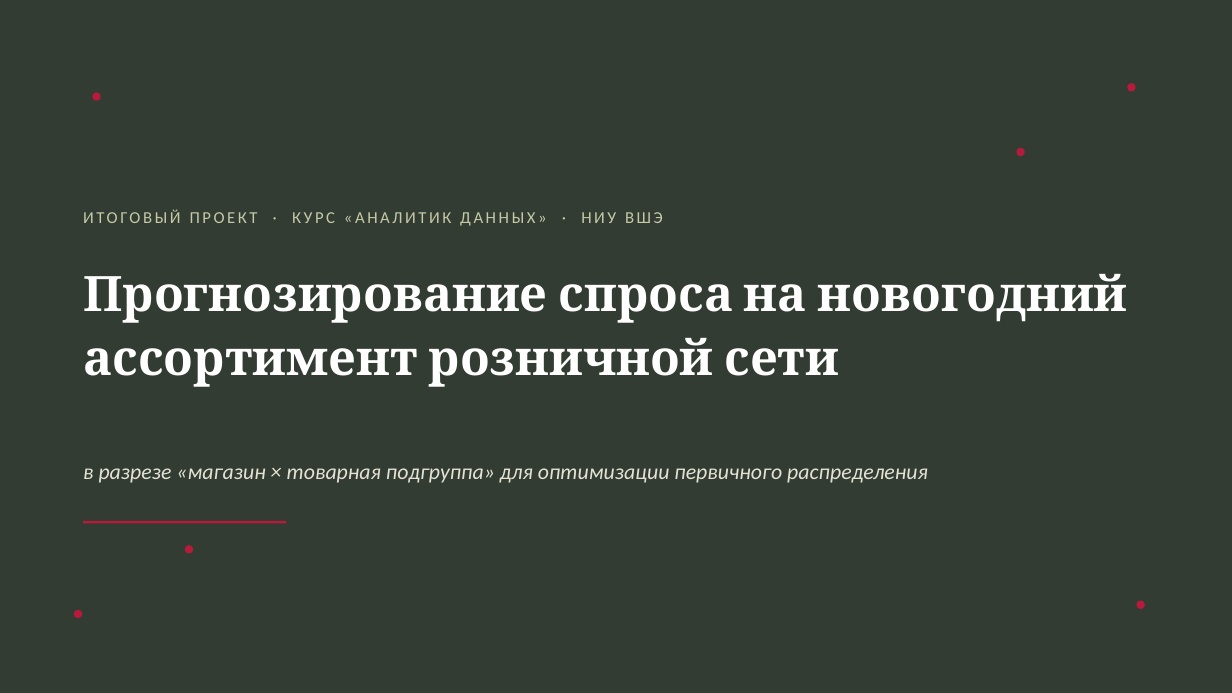
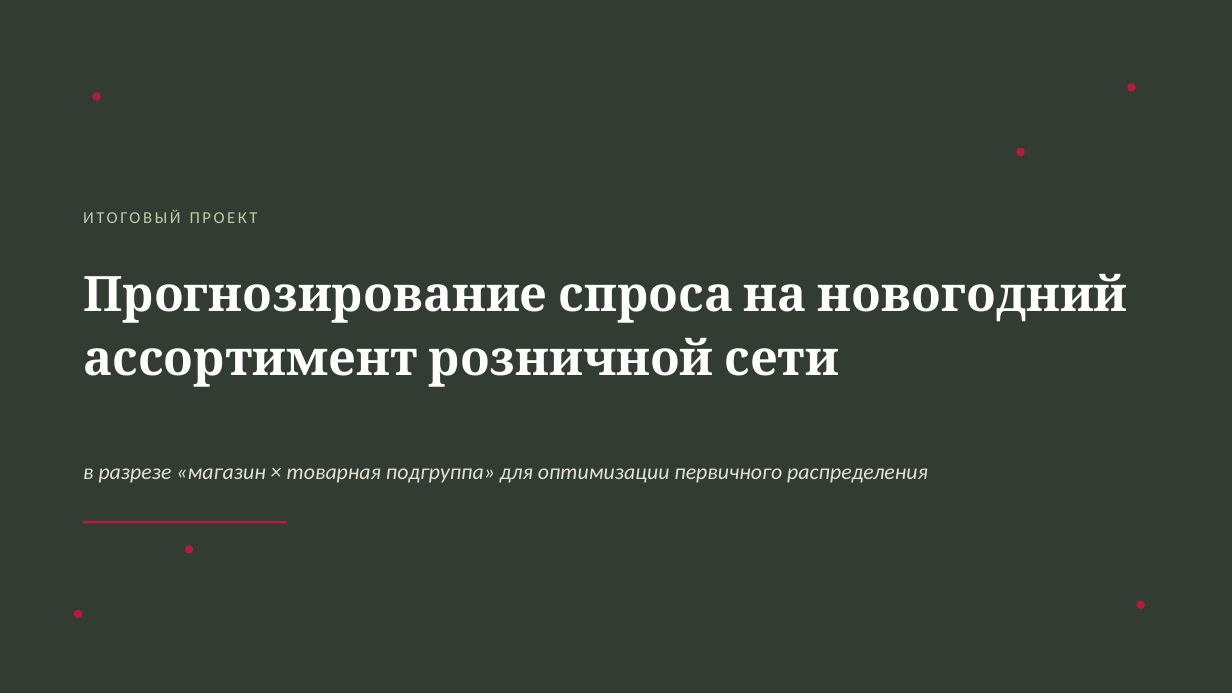
Before and after one commit to AnastasiyaEremina/final_project_hse_eremina, a slide deck: slide 1 of presentation/presentation.pptx. Drawn at 1232x693 pixels with LibreOffice and Linux fonts; fonts in the diff are those of the drawing. Boxes give left, top, right and bottom in pixels: in the first picture for what was removed or moved away, otherwise in the second. Text is boxed around its words. In the diff, an @@ line names an element or a change of style, - is before the commit and + after.

```diff
--- a/presentation/presentation.pptx
+++ b/presentation/presentation.pptx
@@ text at box(83, 210, 258, 223): text changed @@
-ИТОГОВЫЙ ПРОЕКТ · КУРС «АНАЛИТИК ДАННЫХ» · НИУ ВШЭ
+ИТОГОВЫЙ ПРОЕКТ
```
Also in this commit, not shown: 4 other slides changed, 7 other files.
